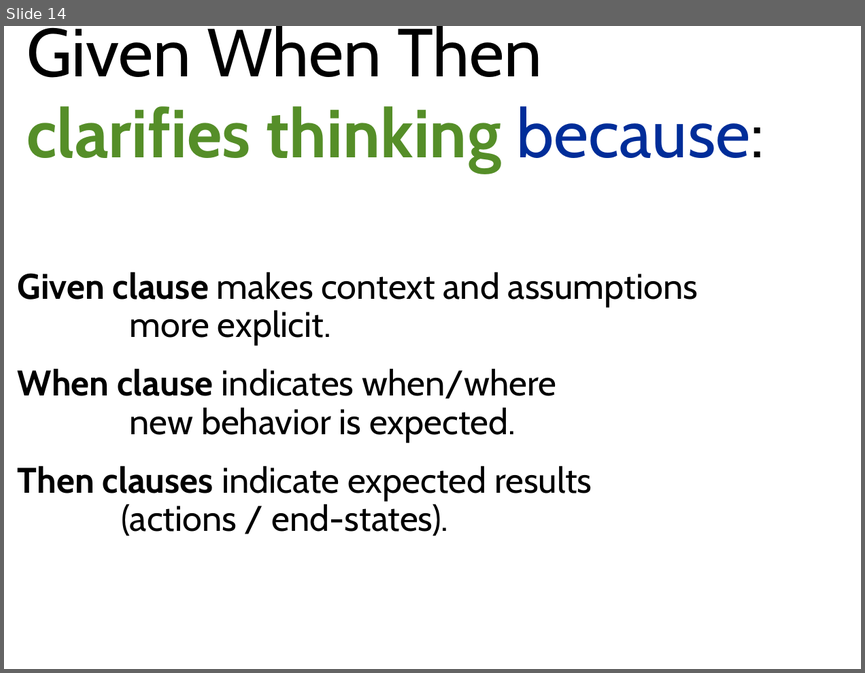
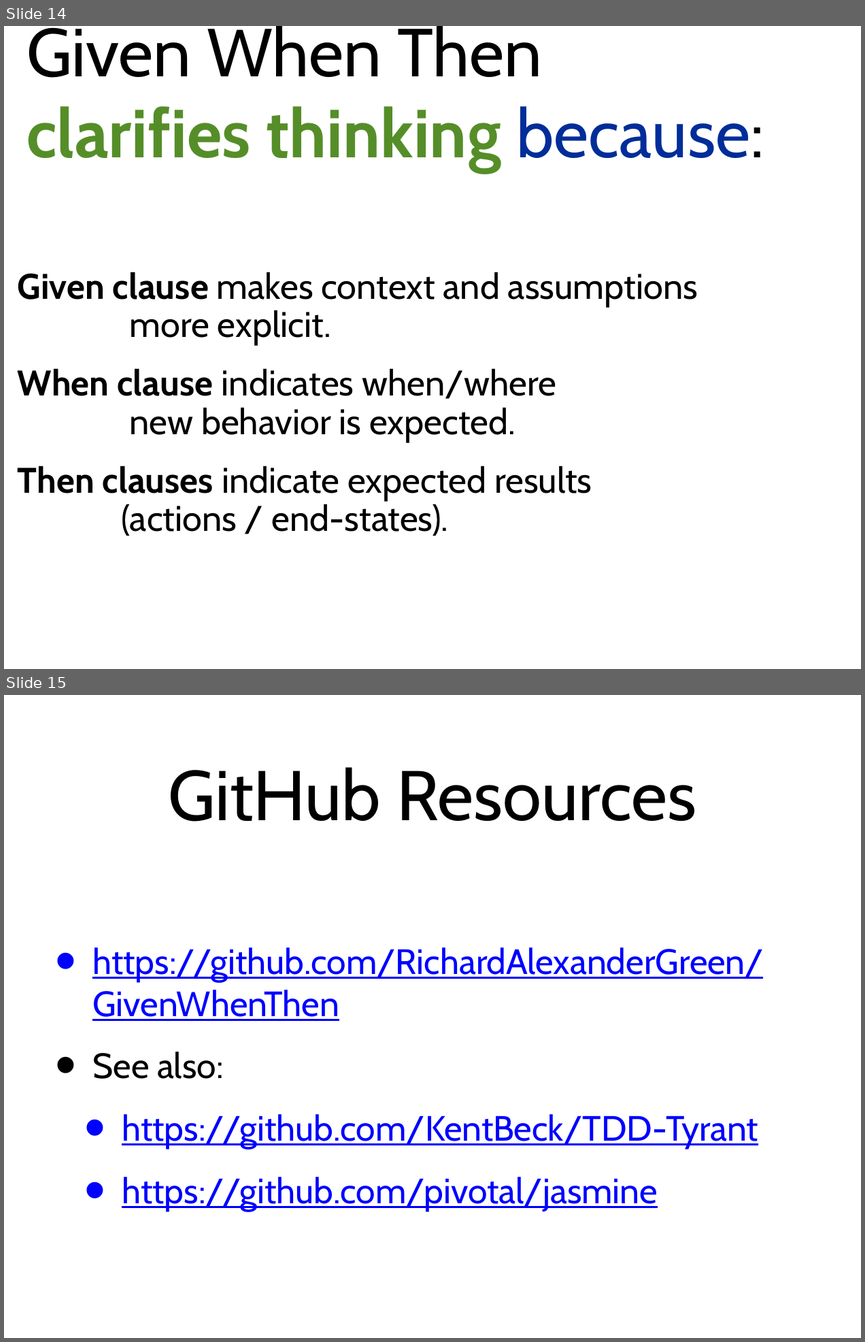
Before and after one commit to RichardAlexanderGreen/GivenWhenThen, a slide deck: slideshow/GivenWhenThen.ppt. Shown one above the other, each under a label of ours: slide 14 before the commit, slides 14 and 15 after it. The pictures are 865x673 and 865x1342 pixels, drawn with LibreOffice and Linux fonts; fonts in the diff are those of the drawing. Boxes give left, top, right and bottom in pixels: in the first picture for what was removed or moved away, otherwise in the second. Text is boxed around its words. In the diff, an @@ line names an element or a change of style, - is before the commit and + after.

Commit message:
Added "GitHub Resources" slide at end of slide show.

```diff
--- a/slideshow/GivenWhenThen.ppt
+++ b/slideshow/GivenWhenThen.ppt
@@ slide 15 added at (x1=4, y1=695, x2=861, y2=1338), background #FFFFFF @@
@@ title added at (x1=169, y1=767, x2=696, y2=821), 84 pt, text #000000 @@
+GitHub Resources
@@ text added at (x1=92, y1=947, x2=764, y2=1210), 42 pt, text #0000FF, underline @@
+• https://github.com/RichardAlexanderGreen/GivenWhenThen
+• See also:
+  • https://github.com/KentBeck/TDD-Tyrant
+  • https://github.com/pivotal/jasmine
```
Also in this commit, not shown: 1 other file.
